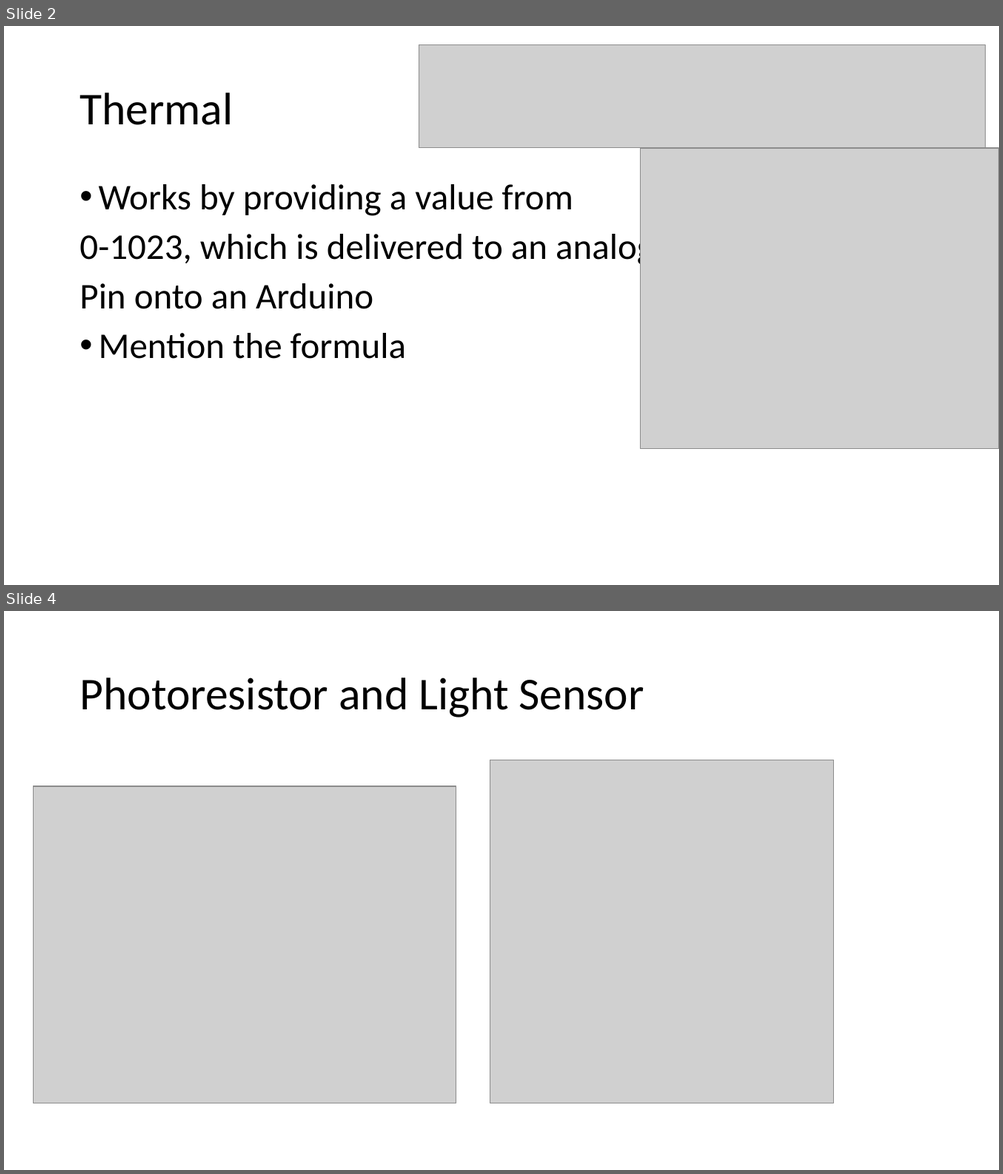
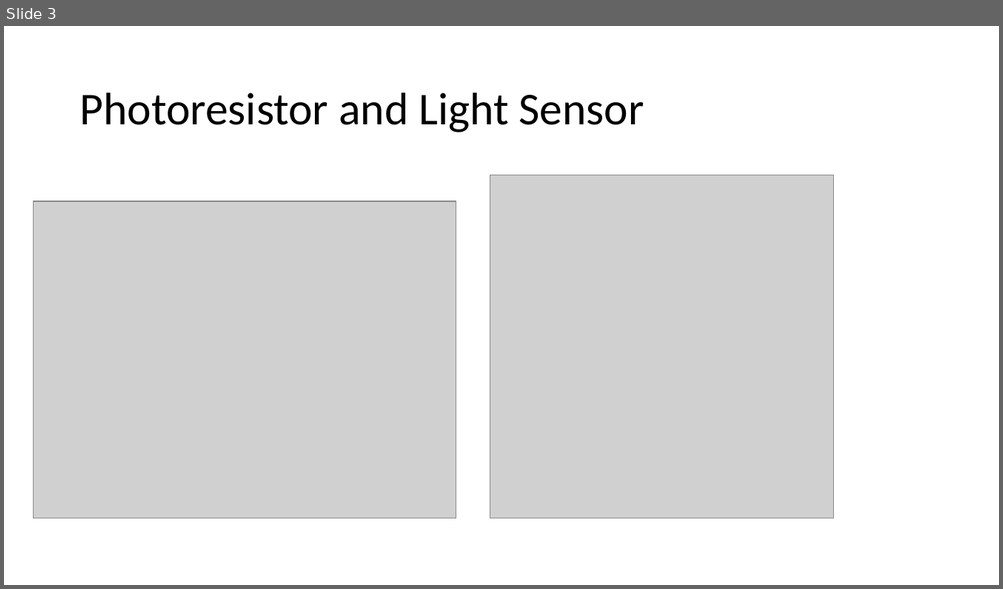
Before and after one commit to rchatrath7/PDH-Workshops, a slide deck: vishal-sensors-lecture/Sensor Lecture.pptx. Shown one above the other, each under a label of ours: slides 2 and 4 before the commit, slide 3 after it; the slides between them are not shown. The pictures are 1003x1174 and 1003x589 pixels, drawn with LibreOffice and Linux fonts; fonts in the diff are those of the drawing; grey boxes stand for pictures. Boxes give left, top, right and bottom in pixels: in the first picture for what was removed or moved away, otherwise in the second. Text is boxed around its words. In the diff, an @@ line names an element or a change of style, - is before the commit and + after.

```diff
--- a/vishal-sensors-lecture/Sensor Lecture.pptx
+++ b/vishal-sensors-lecture/Sensor Lecture.pptx
@@ slide 2 removed at (4, 26, 999, 585), background #FFFFFF @@
@@ picture removed at (419, 44, 985, 148) @@
@@ title removed at (79, 93, 233, 125) @@
-Thermal
@@ picture removed at (640, 148, 999, 449) @@
@@ text removed at (79, 184, 654, 359) @@
-• Works by providing a value from
-0-1023, which is delivered to an analog
-Pin onto an Arduino
-• Mention the formula
@@ what was slide 4 is now slide 3 @@
```
Also in this commit, not shown: 6 slides changed, 1 slide added, 1 other slide removed.
